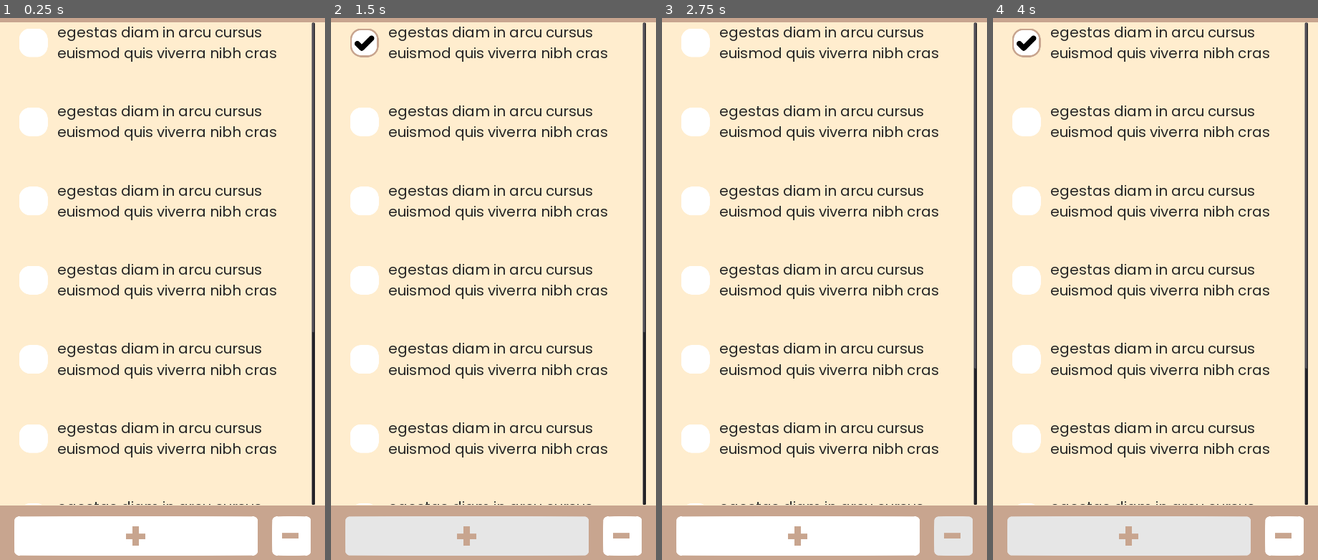
Above: before the commit, frames 1-4 (left to right).
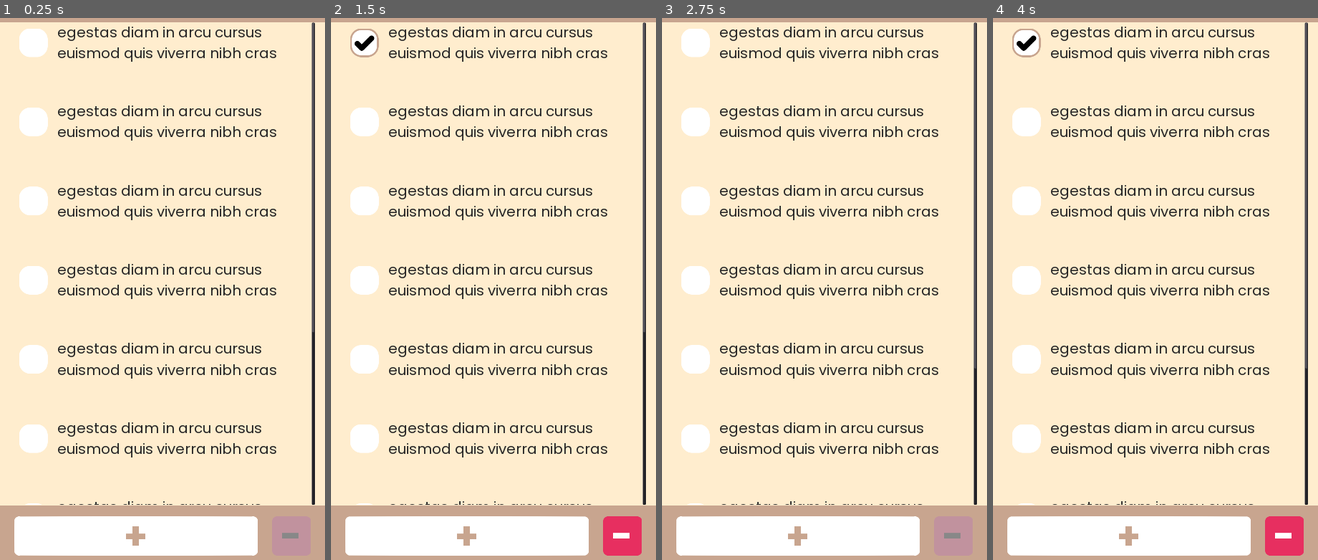
Above: after the commit, the same moments.

Repository: NintenDuck/Simple-To-Do-List
Game: Godot game, scene res://scenes/main.tscn
The game is run twice, just before and just after one commit, with the same random seed, the same clock (stepped at 60 frames per second) and the same inputs.
Inputs (mouse positions are in pixels of both pictures, inside the frame that each line leads up to):
- Up to frame 1 (0.25 s): no input
- Up to frame 2 (1.5 s): click (363, 45) at 0.52 s; click "+" at 1.25 s
- Up to frame 3 (2.75 s): click "-" at 2 s
- Up to frame 4 (4 s): click (1025, 45) at 2.77 s; click "+" at 3.5 s

The runs differ from the first frame. In frame 1, 0.9% of the frame differs, in the area x 83-96%, y 91-100%; in frame 2, 6.0%, in the area x 4-96%, y 91-100%; in frame 3, 0.9%; in frame 4, 6.0%.

Commit message:
Add: new textures for add & del buttons

Diff:
--- a/project.godot
+++ b/project.godot
@@ -20,6 +20,7 @@
 
 window/size/width=1089
 window/size/height=1920
+window/size/always_on_top=true
 window/size/test_width=360
 window/size/test_height=640
 window/handheld/orientation="portrait"
--- /dev/null
+++ b/resources/themes/delete_button_theme.tres
@@ -0,0 +1,51 @@
+[gd_resource type="Theme" load_steps=9 format=2]
+
+[ext_resource path="res://resources/images/UI/buttonDelDisabled.png" type="Texture" id=1]
+[ext_resource path="res://resources/images/UI/buttonDelHover.png" type="Texture" id=2]
+[ext_resource path="res://resources/images/UI/buttonDelNormal.png" type="Texture" id=3]
+[ext_resource path="res://resources/images/UI/buttonDelPressed.png" type="Texture" id=4]
+
+[sub_resource type="StyleBoxTexture" id=1]
+texture = ExtResource( 1 )
+region_rect = Rect2( 0, 0, 36, 36 )
+margin_left = 16.0
+margin_right = 16.0
+margin_top = 16.0
+margin_bottom = 16.0
+
+[sub_resource type="StyleBoxTexture" id=2]
+texture = ExtResource( 2 )
+region_rect = Rect2( 0, 0, 36, 36 )
+margin_left = 16.0
+margin_right = 16.0
+margin_top = 16.0
+margin_bottom = 16.0
+
+[sub_resource type="StyleBoxTexture" id=3]
+texture = ExtResource( 3 )
+region_rect = Rect2( 0, 0, 36, 36 )
+margin_left = 16.0
+margin_right = 16.0
+margin_top = 16.0
+margin_bottom = 16.0
+
+[sub_resource type="StyleBoxTexture" id=4]
+texture = ExtResource( 4 )
+region_rect = Rect2( 0, 0, 36, 36 )
+margin_left = 16.0
+margin_right = 16.0
+margin_top = 16.0
+margin_bottom = 16.0
+
+[resource]
+Button/colors/font_color = Color( 0.88, 0.88, 0.88, 1 )
+Button/colors/font_color_disabled = Color( 0.9, 0.9, 0.9, 0.2 )
+Button/colors/font_color_focus = Color( 0.94, 0.94, 0.94, 1 )
+Button/colors/font_color_hover = Color( 0.94, 0.94, 0.94, 1 )
+Button/colors/font_color_pressed = Color( 1, 1, 1, 1 )
+Button/constants/hseparation = 2
+Button/fonts/font = null
+Button/styles/disabled = SubResource( 1 )
+Button/styles/hover = SubResource( 2 )
+Button/styles/normal = SubResource( 3 )
+Button/styles/pressed = SubResource( 4 )
--- a/resources/themes/simple_theme.tres
+++ b/resources/themes/simple_theme.tres
@@ -1,14 +1,13 @@
-[gd_resource type="Theme" load_steps=17 format=2]
+[gd_resource type="Theme" load_steps=16 format=2]
 
 [ext_resource path="res://resources/fonts/Poppins-Regular.ttf" type="DynamicFontData" id=1]
 [ext_resource path="res://resources/images/UI/unchecked.png" type="Texture" id=2]
 [ext_resource path="res://resources/images/UI/checked.png" type="Texture" id=3]
 [ext_resource path="res://resources/images/UI/buttonNormal.png" type="Texture" id=4]
 [ext_resource path="res://resources/images/UI/buttonPressed.png" type="Texture" id=5]
-[ext_resource path="res://resources/images/UI/buttonHover.png" type="Texture" id=6]
 
 [sub_resource type="StyleBoxTexture" id=5]
-texture = ExtResource( 6 )
+texture = ExtResource( 4 )
 region_rect = Rect2( 0, 0, 32, 32 )
 margin_left = 12.0
 margin_right = 12.0
@@ -49,6 +48,7 @@
 
 [resource]
 default_font = SubResource( 1 )
+Button/styles/disabled = SubResource( 5 )
 Button/styles/hover = SubResource( 5 )
 Button/styles/normal = SubResource( 2 )
 Button/styles/pressed = SubResource( 4 )
--- a/scenes/main.tscn
+++ b/scenes/main.tscn
@@ -6,6 +6,7 @@
 [ext_resource path="res://scripts/app.gd" type="Script" id=4]
 [ext_resource path="res://scripts/lowerButton.gd" type="Script" id=5]
 [ext_resource path="res://resources/fonts/Poppins-Bold.ttf" type="DynamicFontData" id=6]
+[ext_resource path="res://resources/themes/delete_button_theme.tres" type="Theme" id=7]
 
 [sub_resource type="DynamicFont" id=3]
 size = 128
@@ -150,6 +151,7 @@
 margin_bottom = -30.467
 rect_min_size = Vector2( 30, 30 )
 focus_mode = 0
+mouse_default_cursor_shape = 2
 size_flags_vertical = 3
 custom_colors/font_color = Color( 0.788235, 0.65098, 0.564706, 1 )
 custom_colors/font_color_hover = Color( 0.788235, 0.65098, 0.564706, 1 )
@@ -174,11 +176,15 @@
 margin_bottom = -30.0
 rect_min_size = Vector2( 30, 30 )
 focus_mode = 0
+mouse_default_cursor_shape = 2
 size_flags_vertical = 3
-custom_colors/font_color = Color( 0.788235, 0.65098, 0.564706, 1 )
-custom_colors/font_color_hover = Color( 0.788235, 0.65098, 0.564706, 1 )
-custom_colors/font_color_pressed = Color( 1, 1, 1, 1 )
+theme = ExtResource( 7 )
+custom_colors/font_color_disabled = Color( 0.537255, 0.537255, 0.537255, 1 )
+custom_colors/font_color = Color( 1, 1, 1, 1 )
+custom_colors/font_color_hover = Color( 0.815686, 0.815686, 0.815686, 1 )
+custom_colors/font_color_pressed = Color( 0.345098, 0.345098, 0.345098, 1 )
 custom_fonts/font = SubResource( 3 )
+disabled = true
 shortcut_in_tooltip = false
 enabled_focus_mode = 0
 shortcut = SubResource( 2 )
--- a/scripts/app.gd
+++ b/scripts/app.gd
@@ -14,6 +14,6 @@
 
 func check_button_change(tasksSelected):
 	if tasksSelected >= 1:
-		print("Boton debe eliminar tasks")
+		btn_delete.disabled = false
 	else:
-		print("Boton debe añadir tasks")
+		btn_delete.disabled = true
Binary file added: resources/images/UI/buttonDelDisabled.png
Not shown, added: resources/images/UI/buttonDelDisabled.png.import
Binary file added: resources/images/UI/buttonDelHover.png
Not shown, added: resources/images/UI/buttonDelHover.png.import
Binary file added: resources/images/UI/buttonDelNormal.png
Not shown, added: resources/images/UI/buttonDelNormal.png.import
Binary file added: resources/images/UI/buttonDelPressed.png
Not shown, added: resources/images/UI/buttonDelPressed.png.import
Binary file changed: resources/images/UI/buttonHover.png
Not shown: 1 places in scenes/main.tscn that only renumber resources
